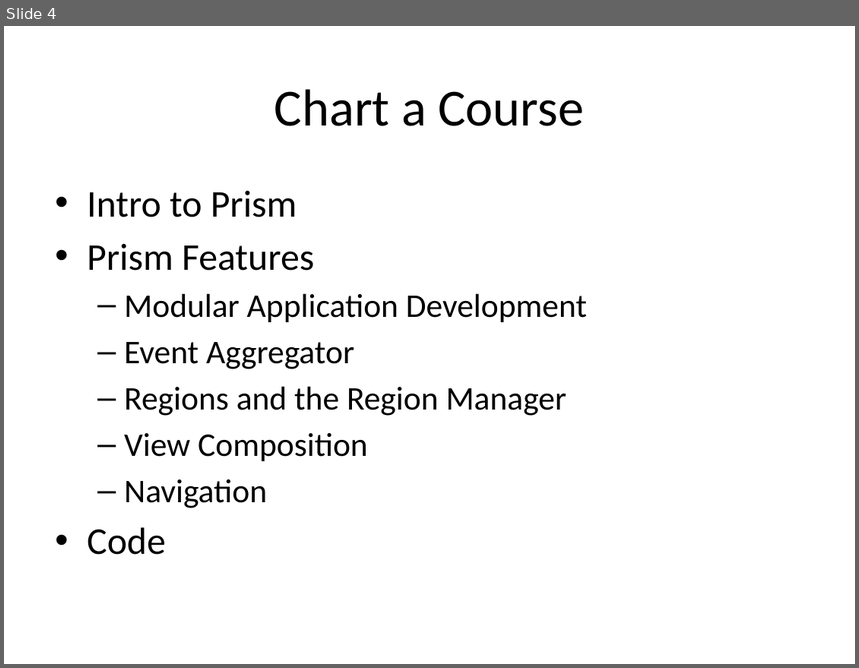
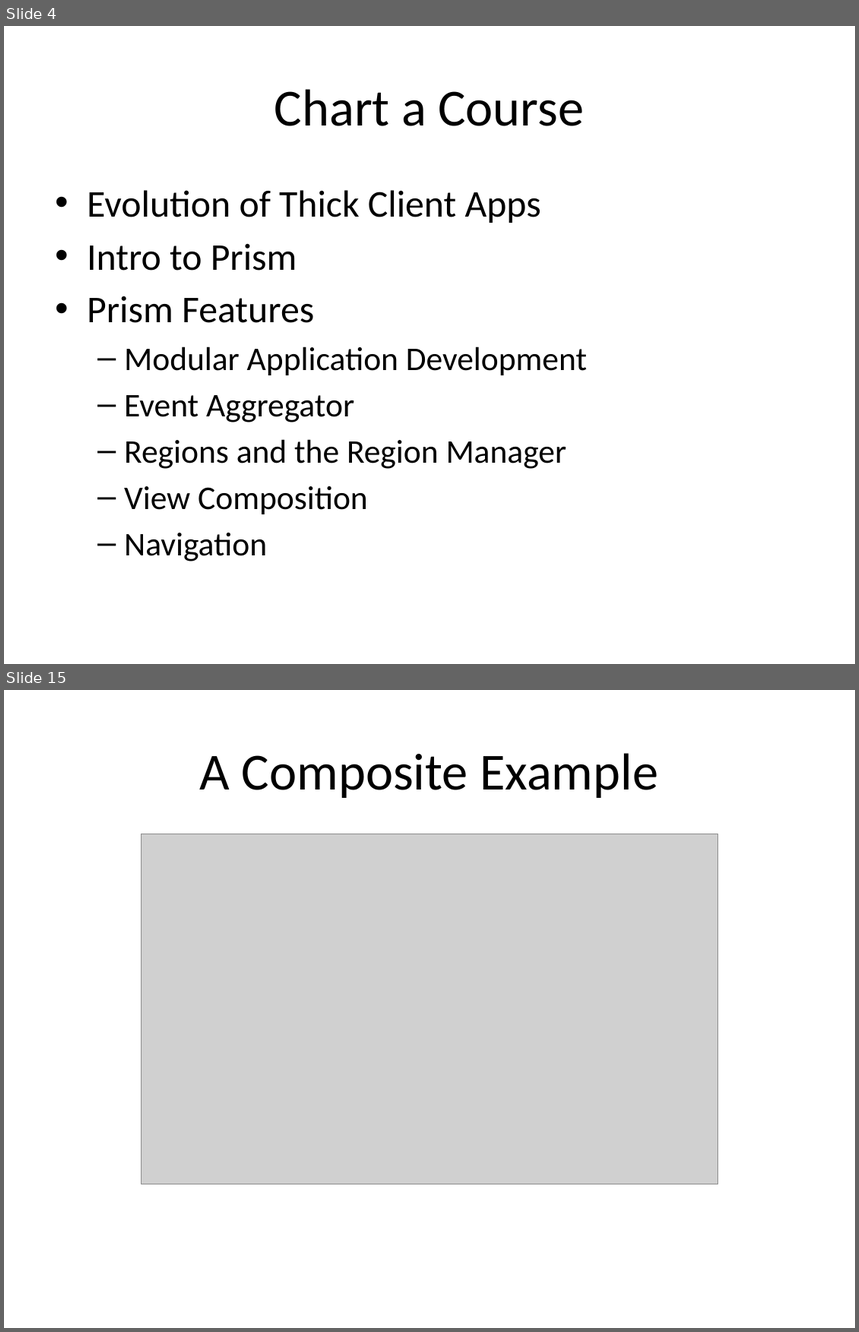
Before and after one commit to neraath/prism-talk, a slide deck: prism-talk.pptx. Shown one above the other, each under a label of ours: slide 4 before the commit, slides 4 and 15 after it; the slides between them are not shown. The pictures are 859x668 and 859x1332 pixels, drawn with LibreOffice and Linux fonts; fonts in the diff are those of the drawing; grey boxes stand for pictures. Boxes give left, top, right and bottom in pixels: in the first picture for what was removed or moved away, otherwise in the second. Text is boxed around its words. In the diff, an @@ line names an element or a change of style, - is before the commit and + after.

```diff
--- a/prism-talk.pptx
+++ b/prism-talk.pptx
@@ slide 15 added at [4, 690, 855, 1328], background #FFFFFF @@
@@ title added at [200, 753, 658, 798], 44 pt, text #000000 @@
+A Composite Example
@@ picture added at [141, 834, 718, 1184] @@
@@ slide 4 changed as well @@
@@ text at [87, 190, 541, 223]: paragraph added @@
+• Evolution of Thick Client Apps
@@ text at [87, 528, 166, 555]: paragraph removed @@
-• Code
```
Also in this commit, not shown: 41 other slides added.
